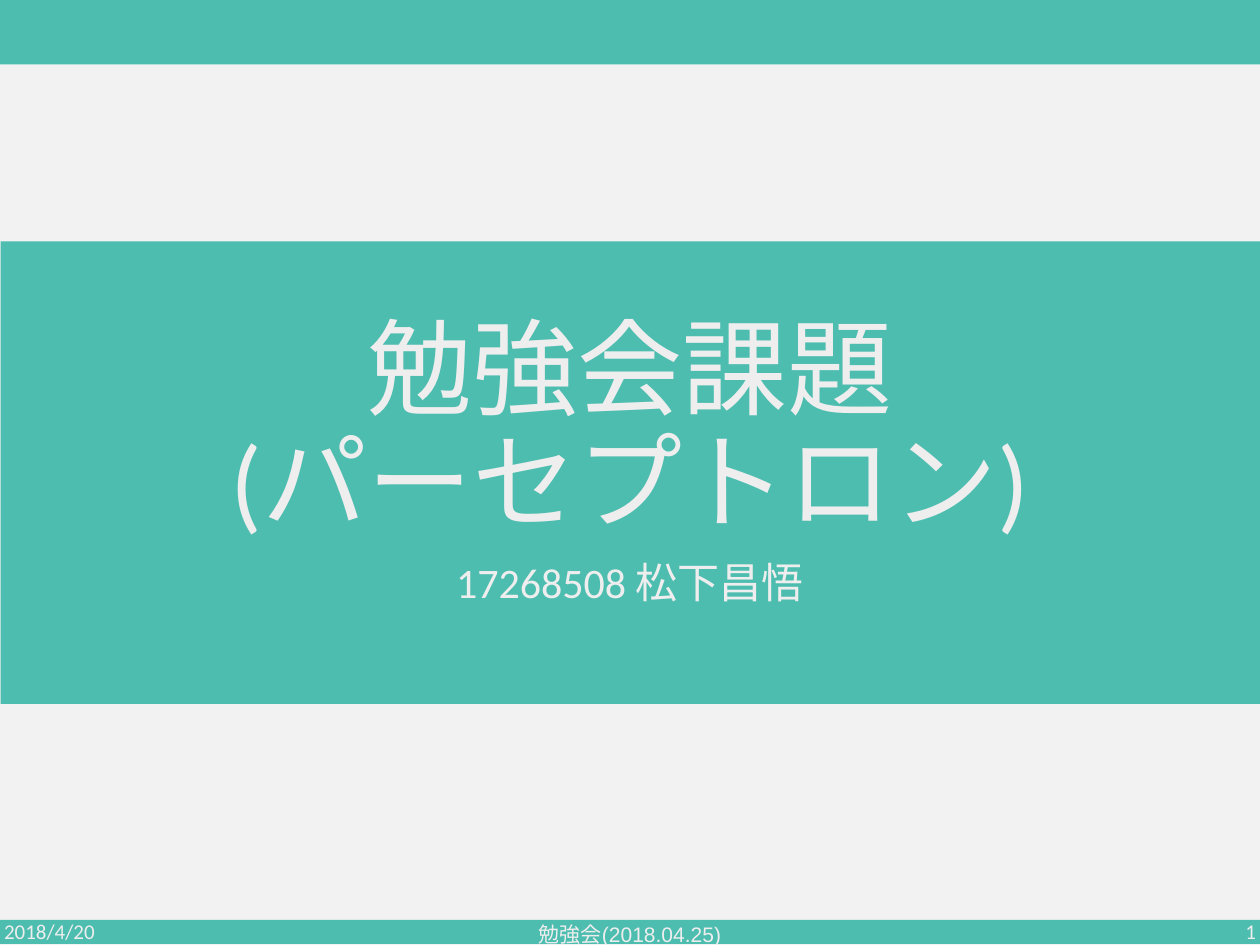
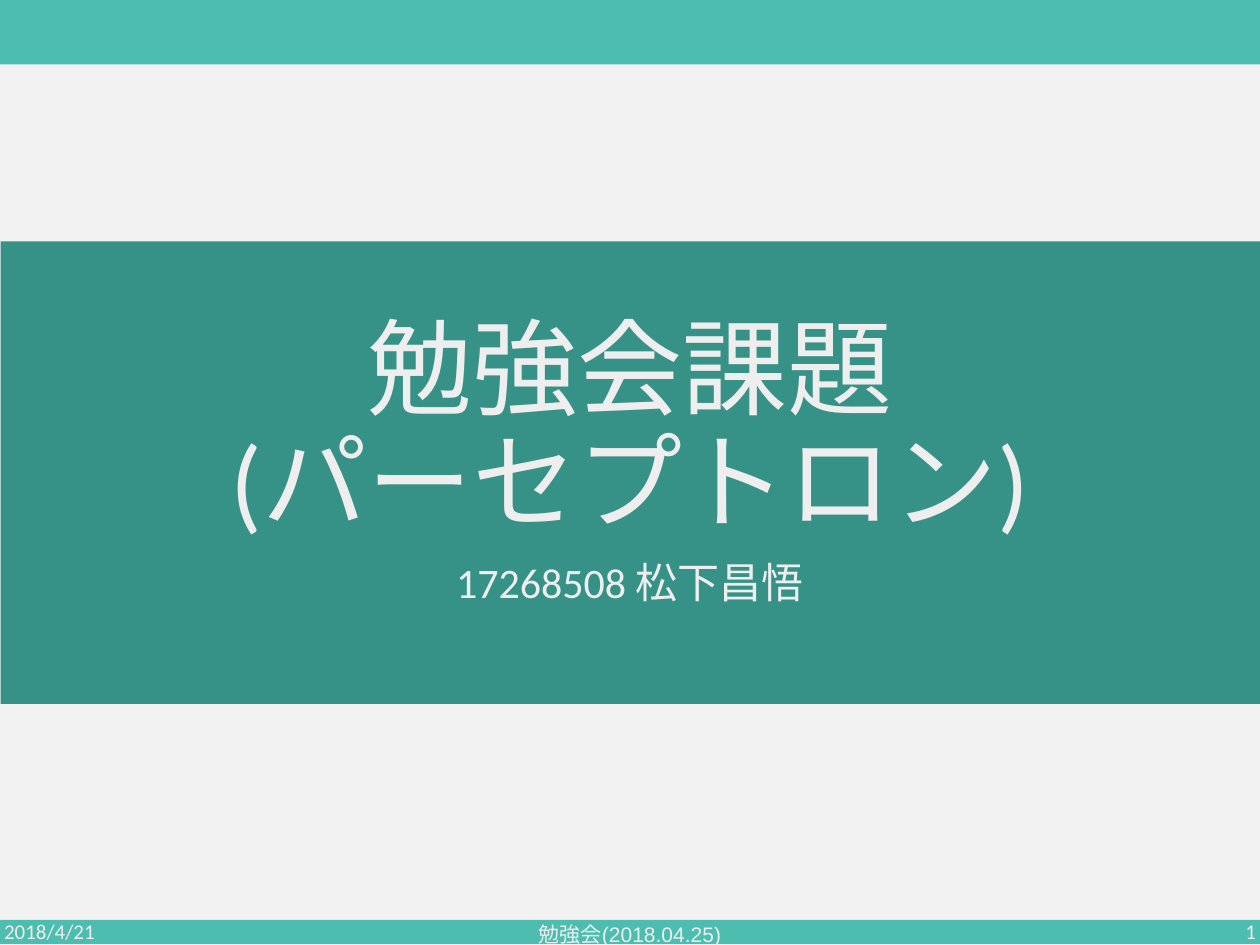
Before and after one commit to PajamaDrive/lab-study, a slide deck: slide 1 of 勉強会2018.04.25.pptx. Drawn at 1260x945 pixels with LibreOffice and Linux fonts; fonts in the diff are those of the drawing. Boxes give left, top, right and bottom in pixels: in the first picture for what was removed or moved away, otherwise in the second. Text is boxed around its words. In the diff, an @@ line names an element or a change of style, - is before the commit and + after.

```diff
--- a/勉強会2018.04.25.pptx
+++ b/勉強会2018.04.25.pptx
@@ rectangle at box(1, 241, 1260, 704): fill #4DBDB0 to #369287 @@
@@ text at box(4, 924, 95, 945): text changed @@
-2018/4/20
+2018/4/21
```
Also in this commit, not shown: 3 other slides changed, 7 slides added.
